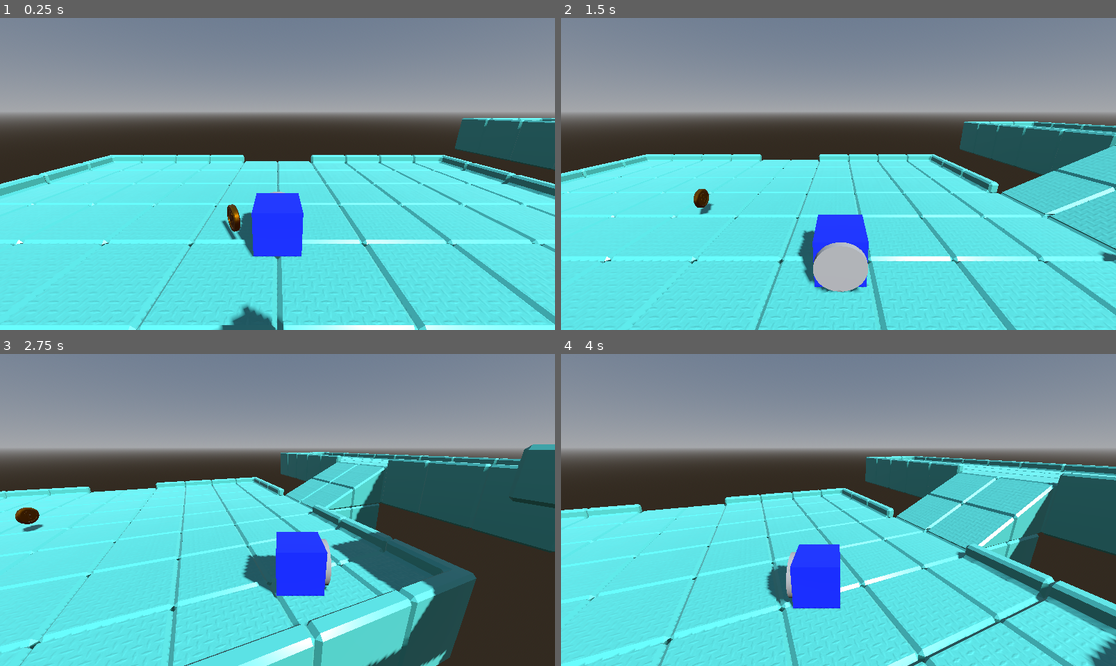
Above: before the commit, frames 1-4 (two rows, left to right).
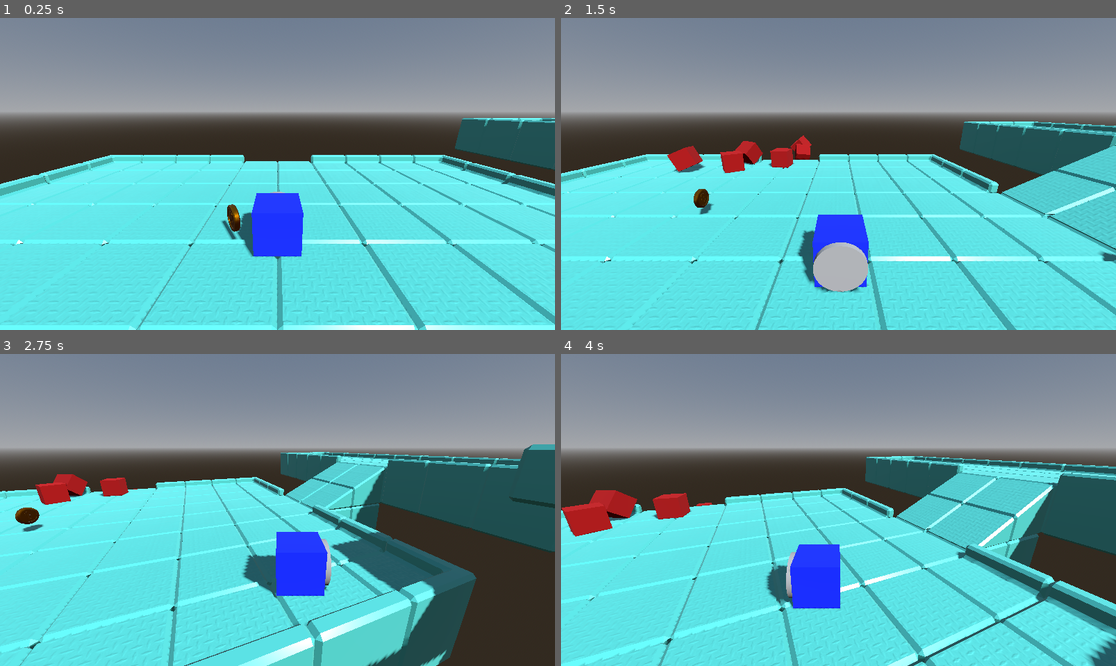
Above: after the commit, the same moments.

Repository: Edhddz/3D-Platformer-Tutorial
Game: Godot game, scene res://scenes/level_1.tscn
Two runs of this game, one before a commit and one after it. Both use one fixed random seed, a clock stepped at 60 frames per second and the inputs below. The project has no main scene, so this scene is started directly.
Inputs:
- Up to frame 1 (0.25 s): no input
- Up to frame 2 (1.5 s): tap Enter (ui_accept) at 0.5, 0.77 s; hold Right (ui_right) 0.53-1.28 s; tap A (cam_left) at 0.6 s; hold Down (ui_down) from 1.28 s (still down); tap D (cam_right) at 1.35 s
- Up to frame 3 (2.75 s): tap Enter (ui_accept) at 1.52 s; release Down (ui_down) at 2.03 s; hold Right (ui_right) from 2.03 s (still down); tap A (cam_left) at 2.1 s
- Up to frame 4 (4 s): release Right (ui_right) at 2.78 s; hold Up (ui_up) 2.78-3.53 s; tap D (cam_right) at 2.85 s; tap Enter (ui_accept) at 3.02, 3.77 s; hold Left (ui_left) from 3.53 s (still down); tap A (cam_left) at 3.6 s

The runs differ from the first frame. In frame 1, 0.5% of the frame differs, in the area x 38-52%, y 91-100%; in frame 2, 1.3%; in frame 3, 0.9%; in frame 4, 1.7%, in the area x 0-28%, y 43-59%.

Commit message:
Lesson #16: Animated coin bounce
- Disabled collision layer and masks on body entered to prevent multiple pickups
- Added self collision to falling blocks

Diff:
--- a/Objects/Collectibles/coin.gd
+++ b/Objects/Collectibles/coin.gd
@@ -12,4 +12,10 @@
 	rotate_y(deg_to_rad(ROT_SPEED))
 
 func _on_body_entered(_body: Node3D) -> void:  # Built-in signal
+	set_collision_layer_value(3, false)
+	set_collision_mask_value(1, false)
 	$AnimationPlayer.play("bounce")
+
+
+func _on_animation_player_animation_finished(anim_name: StringName) -> void:
+	queue_free()
--- a/Objects/Collectibles/coin.tscn
+++ b/Objects/Collectibles/coin.tscn
@@ -6,6 +6,21 @@
 [sub_resource type="CylinderShape3D" id="CylinderShape3D_6it1b"]
 height = 0.15
 radius = 0.3
+
+[sub_resource type="Animation" id="Animation_yq40y"]
+length = 0.001
+tracks/0/type = "value"
+tracks/0/imported = false
+tracks/0/enabled = true
+tracks/0/path = NodePath("MeshInstance3D:position")
+tracks/0/interp = 1
+tracks/0/loop_wrap = true
+tracks/0/keys = {
+"times": PackedFloat32Array(0),
+"transitions": PackedFloat32Array(1),
+"update": 0,
+"values": [Vector3(0, 0, 0)]
+}
 
 [sub_resource type="Animation" id="Animation_w7vgg"]
 resource_name = "bounce"
@@ -21,21 +36,6 @@
 "transitions": PackedFloat32Array(1, 1, 1),
 "update": 0,
 "values": [Vector3(0, 0, 0), Vector3(0, 1.2, 0), Vector3(0, 0.8, 0)]
-}
-
-[sub_resource type="Animation" id="Animation_yq40y"]
-length = 0.001
-tracks/0/type = "value"
-tracks/0/imported = false
-tracks/0/enabled = true
-tracks/0/path = NodePath("MeshInstance3D:position")
-tracks/0/interp = 1
-tracks/0/loop_wrap = true
-tracks/0/keys = {
-"times": PackedFloat32Array(0),
-"transitions": PackedFloat32Array(1),
-"update": 0,
-"values": [Vector3(0, 0, 0)]
 }
 
 [sub_resource type="AnimationLibrary" id="AnimationLibrary_2jcc6"]
@@ -62,3 +62,4 @@
 }
 
 [connection signal="body_entered" from="." to="." method="_on_body_entered"]
+[connection signal="animation_finished" from="AnimationPlayer" to="." method="_on_animation_player_animation_finished"]
--- a/Objects/block.tscn
+++ b/Objects/block.tscn
@@ -10,7 +10,7 @@
 
 [node name="Block" type="RigidBody3D"]
 collision_layer = 4
-collision_mask = 3
+collision_mask = 7
 
 [node name="MeshInstance3D" type="MeshInstance3D" parent="."]
 mesh = SubResource("BoxMesh_gu13b")
--- a/scenes/level_1.tscn
+++ b/scenes/level_1.tscn
@@ -16,7 +16,7 @@
 shadow_enabled = true
 
 [node name="Blocks" type="Node3D" parent="."]
-transform = Transform3D(1, 0, 0, 0, 1, 0, 0, 0, 1, 6.19298, 0.479502, 16.5961)
+transform = Transform3D(1, 0, 0, 0, 1, 0, 0, 0, 1, -0.482912, 0.479502, -6.12219)
 
 [node name="Block1" parent="Blocks" instance=ExtResource("1_014kd")]
 transform = Transform3D(0.917914, -0.396779, 0, 0.351643, 0.813496, -0.463219, 0.183796, 0.425195, 0.886244, 0, 8.69415, 0)
Not shown: 14 places in Resources/world-blocks-v1.tres that only renumber resources
